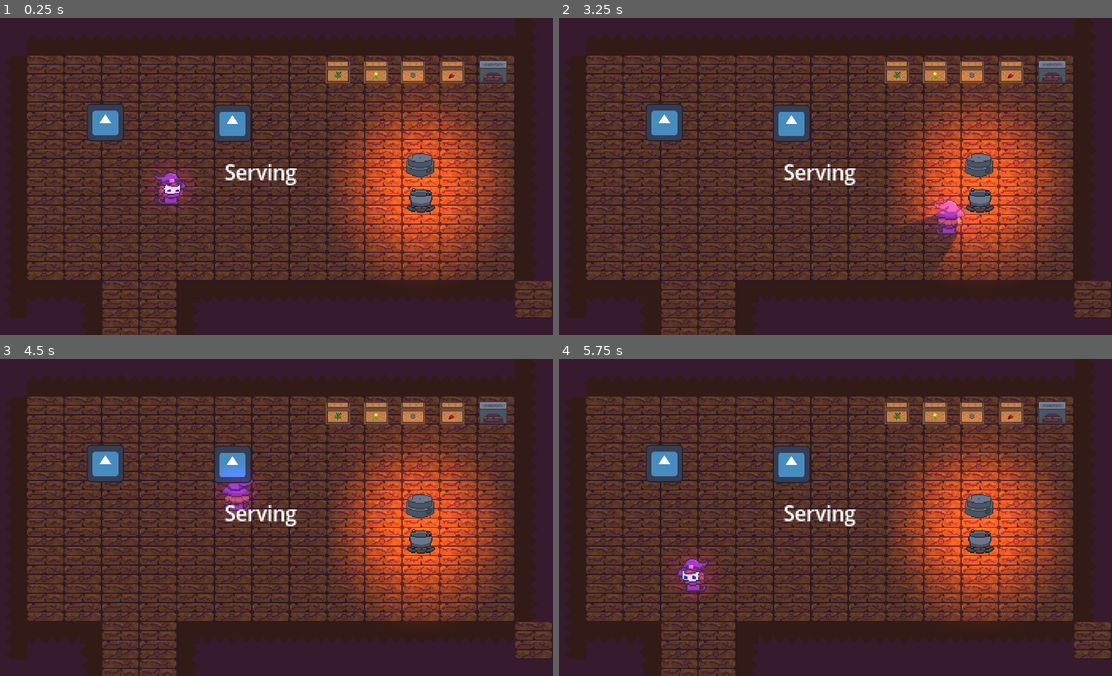
Above: before the commit, frames 1-4 (two rows, left to right).
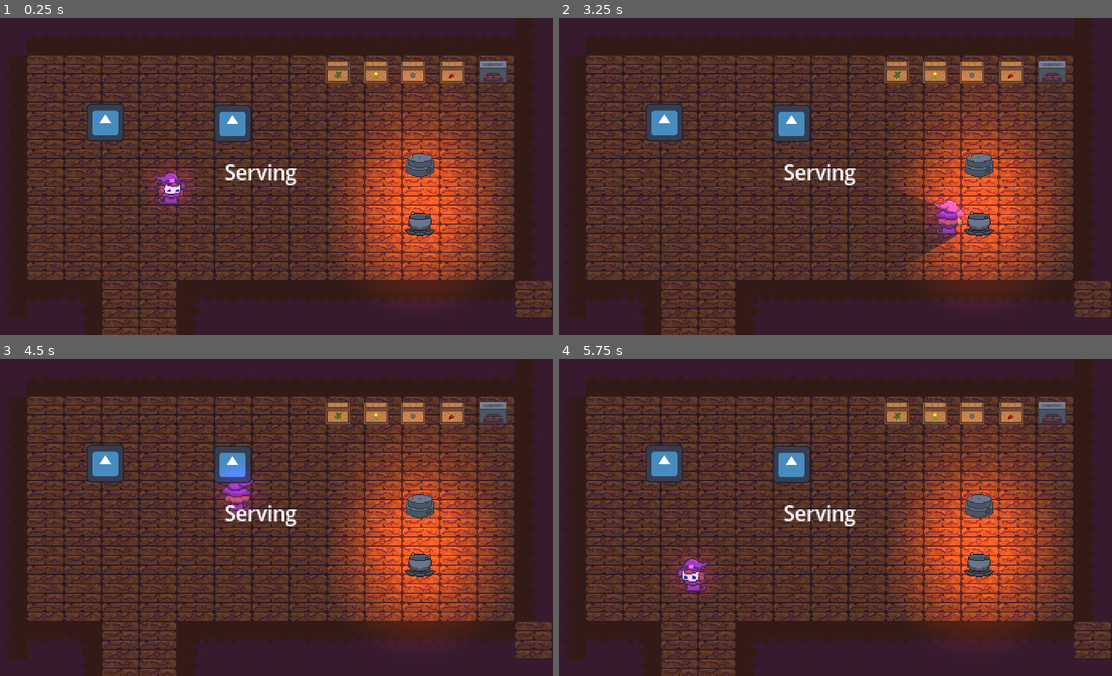
Above: after the commit, the same moments.

Repository: Yatagarasu163/apothecary-allergies
Game: Godot game, scene res://Assets/Scenes/testing_scene.tscn
Two runs of this game, one before a commit and one after it. Both use one fixed random seed, a clock stepped at 60 frames per second and the inputs below. The engine's default icon, where the game draws it, is replaced by a stand-in: a white triangle on a blue panel in a dark square.
Inputs:
- Up to frame 1 (0.25 s): no input
- Up to frame 2 (3.25 s): hold D (WalkRight) 0.53-1.28 s; tap one key every 0.75 s from 0.6 s: E (Add) Space (Dash) F (Interact) E (Add); hold S (WalkDown) 1.28-2.03 s; hold D (WalkRight) 2.03-2.78 s; hold W (WalkUp) from 2.78 s (still down)
- Up to frame 3 (4.5 s): release W (WalkUp) at 3.53 s; hold A (WalkLeft) from 3.53 s (still down); tap Space (Dash) at 3.6 s; tap F (Interact) at 4.35 s
- Up to frame 4 (5.75 s): release A (WalkLeft) at 5.03 s; hold S (WalkDown) from 5.03 s (still down); tap E (Add) at 5.1 s

The runs differ from the first frame. In frame 1, 5.2% of the frame differs, in the area x 62-90%, y 30-83%; in frame 2, 5.6%, in the area x 60-90%, y 30-83%; in frame 3, 5.2%; in frame 4, 5.2%.

Commit message:
Changed Sprites

Diff:
--- a/Assets/Prefabs/Stations/Boiler.tscn
+++ b/Assets/Prefabs/Stations/Boiler.tscn
@@ -73,13 +73,12 @@
 
 [node name="Boiler Sprite" type="AnimatedSprite2D" parent="." unique_id=548914325]
 light_mask = 2
+z_index = -1
 sprite_frames = SubResource("SpriteFrames_q0oec")
 animation = &"Using"
 frame_progress = 0.08486358
 
 [node name="Collision Detector" type="Area2D" parent="." unique_id=1292967573]
-position = Vector2(0, 14)
-scale = Vector2(0.2647859, 0.338662)
 
 [node name="CollisionShape2D" type="CollisionShape2D" parent="Collision Detector" unique_id=501262757]
 shape = SubResource("RectangleShape2D_c5sqm")
--- a/Assets/Prefabs/Stations/Pestle.tscn
+++ b/Assets/Prefabs/Stations/Pestle.tscn
@@ -89,8 +89,6 @@
 animation = &"grinding"
 
 [node name="Collision Detector" type="Area2D" parent="." unique_id=867185578]
-position = Vector2(0, -2.5)
-scale = Vector2(0.36300698, 0.65395916)
 
 [node name="CollisionShape2D" type="CollisionShape2D" parent="Collision Detector" unique_id=506269802]
 shape = SubResource("RectangleShape2D_68iyi")
@@ -101,15 +99,18 @@
 
 [node name="Item 1" type="Sprite2D" parent="Items" unique_id=498833994]
 light_mask = 0
+z_index = -1
 texture = ExtResource("3_1e3v2")
 
 [node name="Item 2" type="Sprite2D" parent="Items" unique_id=1207497301]
 light_mask = 0
+z_index = -1
 position = Vector2(-25, 0)
 texture = ExtResource("3_1e3v2")
 
 [node name="Item 3" type="Sprite2D" parent="Items" unique_id=928852486]
 light_mask = 0
+z_index = -1
 position = Vector2(25, 0)
 texture = ExtResource("3_1e3v2")
 
--- a/Assets/Prefabs/Stations/Recipe Book.tscn
+++ b/Assets/Prefabs/Stations/Recipe Book.tscn
@@ -59,6 +59,7 @@
 shape = SubResource("RectangleShape2D_arwjt")
 
 [node name="CanvasLayer" type="CanvasLayer" parent="." unique_id=750066251]
+visible = false
 
 [node name="RecipeBookUI" type="Control" parent="CanvasLayer" unique_id=241845652]
 light_mask = 0
--- a/Assets/Prefabs/Stations/Rubbish.tscn
+++ b/Assets/Prefabs/Stations/Rubbish.tscn
@@ -64,7 +64,6 @@
 size = Vector2(128, 128)
 
 [node name="Rubbish" type="Node2D" unique_id=55351558]
-texture_filter = 5
 script = ExtResource("1_1w3i3")
 
 [node name="Rubbish Sprite" type="AnimatedSprite2D" parent="." unique_id=2046360247]
--- a/Assets/Scenes/testing_scene.tscn
+++ b/Assets/Scenes/testing_scene.tscn
@@ -257,7 +257,7 @@
 interaction_range = 1.5
 
 [node name="Boiler" parent="Shop Layout" unique_id=1355668019 instance=ExtResource("8_mepfo")]
-position = Vector2(1470.0001, 615.00006)
+position = Vector2(1467, 695.00006)
 scale = Vector2(3.037748, 3.037748)
 
 [node name="RecipeBook" parent="Shop Layout" unique_id=1057398287 instance=ExtResource("10_35qsv")]
Binary file changed: Assets/Sprites/Sprite Sheets/TileMap.png
